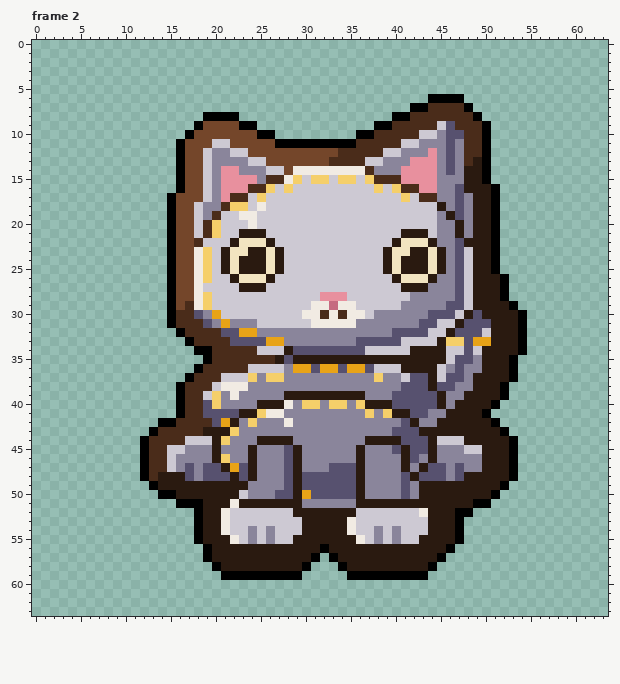
A pixel-art file gets an edit: aseprite-source/catfish/room2/out_fb/cf-runtoward-grey.aseprite. That is the earlier state.
64x64 pixels, 8 frames. Shown: frame 2. The commit also changed other frames, which this record leaves out.
And afterwards:
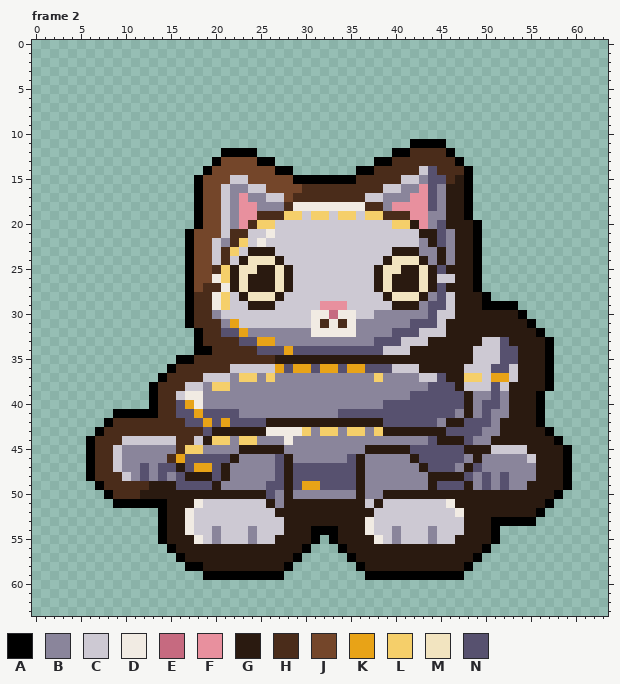
Palette (. is transparent): A #000000  B #8a859b  C #cdc9d3  D #f1ebe3  E #c66a80  F #e8909e  G #2a1a10  H #4a2c1a  J #74462a  K #e8a317  L #f5cf6a  M #f2e4c0  N #57516f
Changes in this commit:
Changed rows in their new state; - is an unchanged pixel.
Frame 2:
first column x 6:
 6 --------------------------------------....------------
 7 ------------------------------------.......-----------
 8 -------------....-----------------..........----------
 9 ------------.......-------------.............---------
10 -----------..........---------...............---------
11 ----------..........................AAAA.....---------
12 ----------.....AAAA...............AAHHHHA....---------
13 ----------....AJJJJAA...........AAHHHHHHHA...---------
14 ----------...AJJJJJJJAA.......AAHHHHHCNHHHA..---------
15 ----------..AJJJCCJJJJJAAAAAAAHH---CCBNNHGA..---------
16 ----------..AJJCBBCCJJJJHHHHHHHHH-CBB-N-GGA...--------
17 ---------...AJJCBFBB--JHHHHHHHH--BBBFFN-GGA...--------
18 ---------...AJJCBFFBBBHDDDDDDDDHHBFFFFNBGGA...--------
19 ---------...AJJ-BFFHHHLL-LL-LL-LLHHHFFB--GA...--------
20 ---------...AJJ-BFHLL-------------LLGFBNG-GA..--------
21 ---------..AJJJ-HHCCD--------------CC-GN--GA..--------
22 ---------..AJJ-BHLCDC-------------CCCB-N-G-A..--------
23 ---------..AJJ-HLC--GC-----------CGG-BB--GGA..--------
24 ---------..AJJ-HC-MM---------------MM-B--GGA..--------
25 ---------..AJJHLGMM-GMG---------GM---MGNGGGA..--------
26 ---------..AJJDL--GG-MG---------GM-GG--CCGGA...-------
27 ---------..AJHHDGM--GMG---------GMG--MGNGGGA...-------
28 ---------..AHHDL-GMMMG----CCC----GMMMG-NCGG-A..-------
29 ---------..AHHDL--GGG----CFFFC----GGG-NNCGG-AAA-------
30 ---------..AHHB---------C-DED-C--------CCG-G----------
31 ---------..A-HHBKCC-------H-H-------N---G-GGG---GA----
32 ----------..A-----B------DDDDD-------C---GGGG---GGA---
33 -----------.A---H--K-B--------BB------G-GGGGCCN-GGGA--
34 -------------------NNNK--------NN-------GGG-CCNNGGGA--
35 ----------AAHH--------G-----------------GGGCCCNNGGGA--
36 ---------AHHH---CC---KN---------NN-CC--GGGCCCNNCGGGA--
37 --------AHHH-CC-BL---B-------------BBCCNGGLLCKKCGGGA--
38 -------AHHHCCBLLBB-----------------BBBN--GCCCNCGGGGA--
39 -------AHHCDDBB-B-----BBBBBBBBB---BB---NNN-BBNBGGGA---
40 -------AHHNKDBB----BBBB-BB-BB-BBBN-----NNN-BNNBGGGA---
41 ---AAAAAHHNNK----BBBBB------NNNNNNNN--NNNB-BNBBGGGA---
42 --AHHHHHHH-NNK--NNNNGGGGGGGGGGGGGNN-NNNB--NNNBGGGGA---
43 -AHHHHHH-----N--GGGGDDDDL-LL-LL-LGGGG---NNNNBBGGGGGA--
44 AHHHCCCCCC-H-GL--LLBBBD--------BBBBBBBNGGGNBB--GGGGGA-
45 AHHCBBBBBBHLL-B--G-GGGBB------BGGGG---NNNNGG-CCCCGGGGA
46 AHHCBBBBBHKNNNNNG-B--NGB-----N-----BGNNNNN-GBBBBBCGGGA
47 AHHCBBNBNNG-KK--BBB--NGNNNN--------B----NBGNBBBBBBGGGA
48 AHHHCBNBNBNGGG-GBBB--NGN-----------BBBGGGGNBNBNBBBGGGA
49 -AHHHHHG--NNNN-BBB--NNGNKK---------B-B-NNN-BNBNBBGGGGA
50 --AHHHGGGG-------GGGNBGBBBBBBB---GGGG--------GGGGGGGA-
51 ---AAAAAAGGGDCCCCCCC-B--GGGGGG-C-CCCCCCCD--GGGGGGGGA--
52 --------AGGDCCCC-----GG-------GG-----CCCCDGGGGGGGGA---
53 --------AGGDCCCC------GG-----GGD------CCCCGGGAAAAA----
54 --------AGGDCCBC----C-GG-AAA-GGDC-----BCCCGGGA--------
55 --------AGGGDCBCC---CGG--A.A--GGD----CBCCGGGGA--------
56 ---------AGGGG----------A...A-----------GGGGA---------
57 ----------AGGG---------A..-..A---------GGGGA----------
58 -----------AAGG-------A..---..A-------GGGGA-----------
59 -------------AA-------..-----..-------AAAA------------
Changed places in both pictures, as pixel boxes (x1, y1, x2, y2):
changed: (86, 94, 572, 580)
